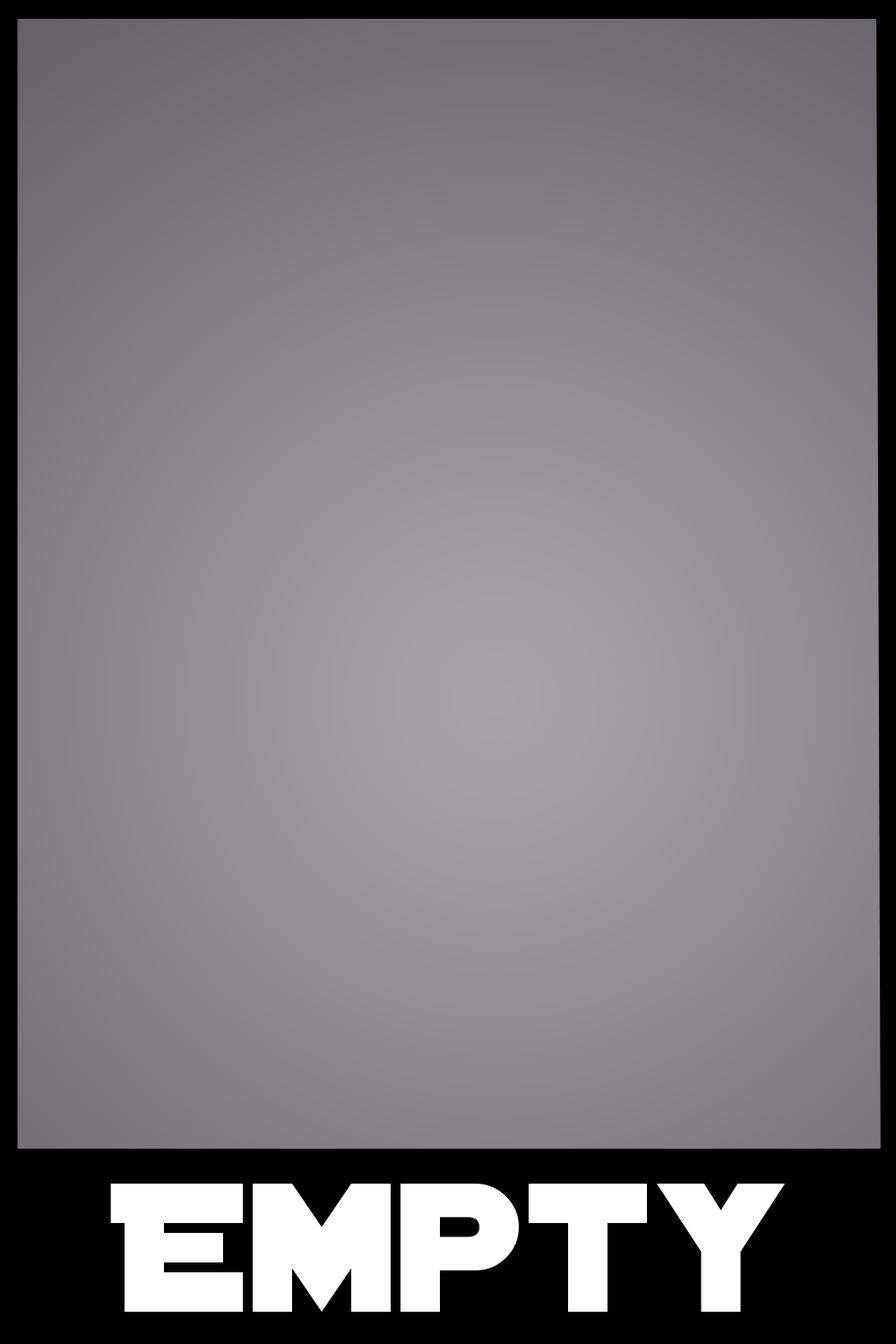
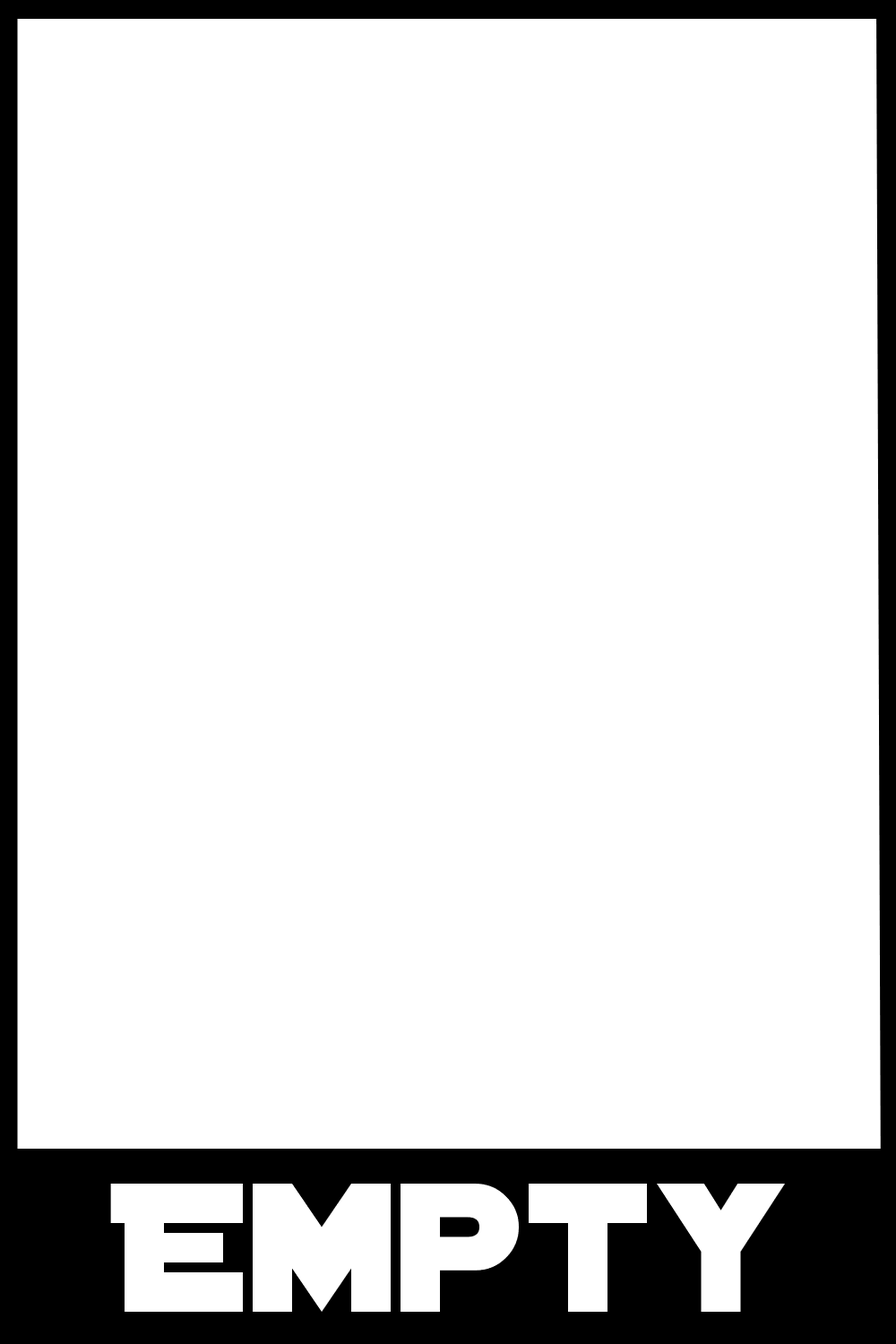
Layers edited between the first and the second 896x1344 image:
pixels changed over [17, 18, 881, 1149] (layer not identified)
